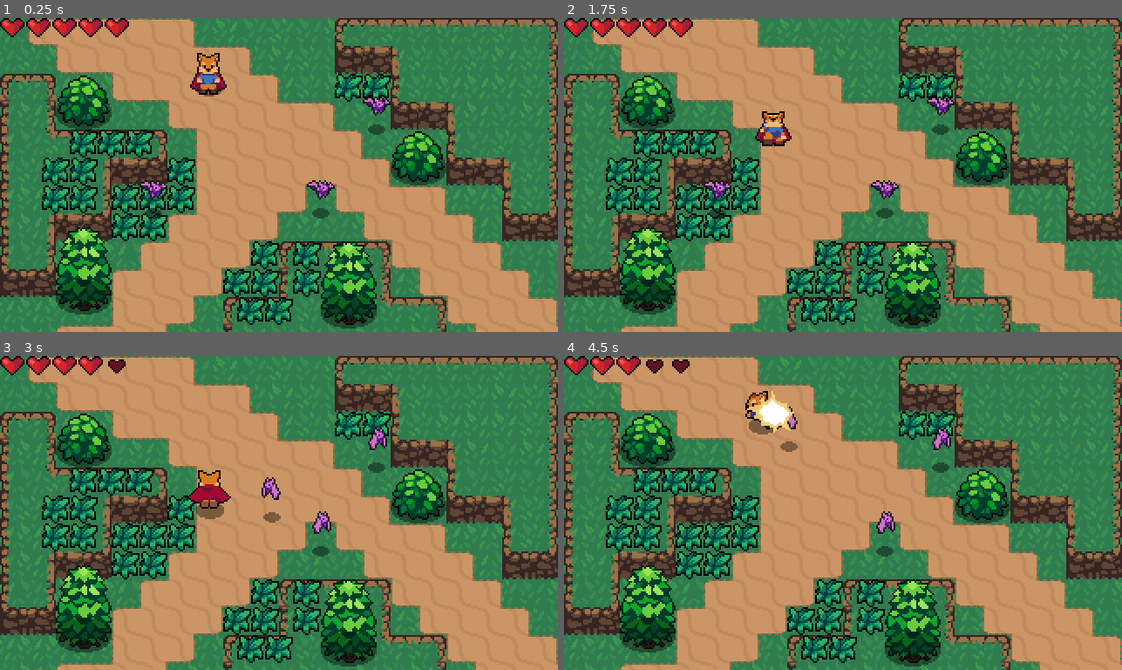
Above: before the commit, frames 1-4 (two rows, left to right).
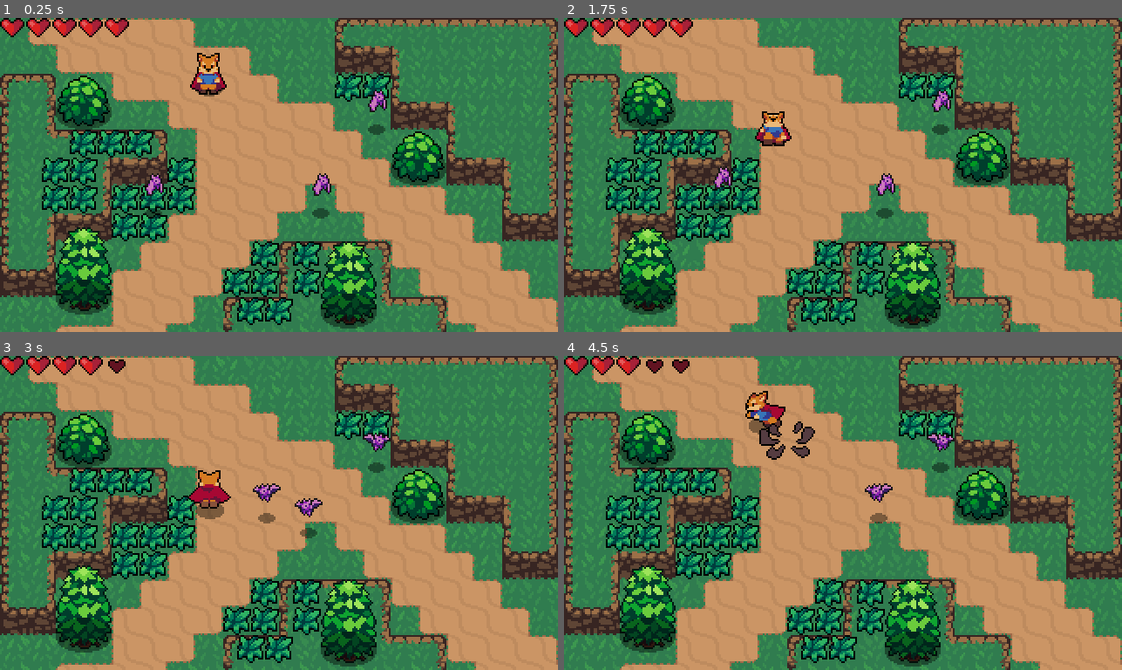
Above: after the commit, the same moments.

Repository: MSVP123/ActionRPG
Game: Godot game, scene res://World.tscn
Same seed, same stepped clock (60 frames per second), same inputs: the game is played once before the commit and once after it.
Inputs (mouse positions are in pixels of both pictures, inside the frame that each line leads up to):
- Up to frame 1 (0.25 s): no input
- Up to frame 2 (1.75 s): move the mouse to (965, 159) at 0.52 s; hold D (right) 0.53-1.28 s; hold Right mouse button (attack) 0.53-1.28 s; move the mouse to (731, 190) at 1.27 s; hold S (backwords) from 1.28 s (still down); tap Mouse wheel up (roll) at 1.35 s
- Up to frame 3 (3 s): move the mouse to (334, 443) at 2.02 s; release S (backwords) at 2.03 s; hold D (right) 2.03-2.78 s; hold Right mouse button (attack) 2.03-2.78 s; move the mouse to (251, 575) at 2.77 s; hold W (forward) from 2.78 s (still down); tap Mouse wheel up (roll) at 2.85 s
- Up to frame 4 (4.5 s): move the mouse to (1010, 560) at 3.52 s; release W (forward) at 3.53 s; hold Right mouse button (attack) 3.53-4.28 s; hold A (left) from 3.53 s (still down); move the mouse to (675, 465) at 4.27 s; tap Mouse wheel up (roll) at 4.35 s

The runs differ from the first frame. In frame 1, 0.6% of the frame differs, in the area x 25-70%, y 22-58%; in frame 2, 0.8%; in frame 3, 1.0%; in frame 4, 1.7%, in the area x 33-70%, y 11-64%.

Commit message:
soft collisions

Diff:
--- a/Enemies/Bat/Bat.gd
+++ b/Enemies/Bat/Bat.gd
@@ -17,6 +17,7 @@
 onready var stats = $Stats
 onready var playerDetectionZone = $PlayerDectionZone
 onready var hurtBox = $hurtBox
+onready var softCollisiotn = $softCollision
 
 var velocity = Vector2.ZERO
 var knockback = Vector2.ZERO
@@ -41,6 +42,8 @@
 			else:
 				state = IDLE
 			sprite.flip_h = velocity.x < 0
+	if softCollisiotn.is_colliding():
+		velocity += softCollisiotn.get_push_vector() * delta * 400
 	velocity = move_and_slide(velocity)
 
 
--- a/Enemies/Bat/Bat.tscn
+++ b/Enemies/Bat/Bat.tscn
@@ -7,6 +7,7 @@
 [ext_resource path="res://Stats/Stats.tscn" type="PackedScene" id=5]
 [ext_resource path="res://Enemies/PlayerDectionZone.tscn" type="PackedScene" id=6]
 [ext_resource path="res://Overlap/hitBox.tscn" type="PackedScene" id=7]
+[ext_resource path="res://Overlap/softCollision.tscn" type="PackedScene" id=8]
 
 [sub_resource type="AtlasTexture" id=1]
 atlas = ExtResource( 1 )
@@ -39,14 +40,17 @@
 [sub_resource type="CircleShape2D" id=7]
 radius = 4.0
 
+[sub_resource type="CircleShape2D" id=9]
+radius = 69.0072
+
 [sub_resource type="CircleShape2D" id=8]
 radius = 9.0
 
-[sub_resource type="CircleShape2D" id=9]
-radius = 50.636
-
 [sub_resource type="CircleShape2D" id=10]
 radius = 5.09902
+
+[sub_resource type="CircleShape2D" id=11]
+radius = 4.0
 
 [node name="Bat" type="KinematicBody2D"]
 collision_layer = 4
@@ -54,7 +58,7 @@
 
 [node name="AnimatedSprite" type="AnimatedSprite" parent="."]
 frames = SubResource( 6 )
-frame = 2
+frame = 4
 playing = true
 offset = Vector2( 0, -12 )
 
@@ -64,13 +68,6 @@
 [node name="CollisionShape2D" type="CollisionShape2D" parent="."]
 shape = SubResource( 7 )
 
-[node name="hurtBox" parent="." instance=ExtResource( 4 )]
-collision_layer = 16
-
-[node name="CollisionShape2D" parent="hurtBox" index="0"]
-position = Vector2( 0, -15 )
-shape = SubResource( 8 )
-
 [node name="Stats" parent="." instance=ExtResource( 5 )]
 
 [node name="PlayerDectionZone" parent="." instance=ExtResource( 6 )]
@@ -79,6 +76,13 @@
 modulate = Color( 0.333333, 1, 0.0901961, 1 )
 shape = SubResource( 9 )
 
+[node name="hurtBox" parent="." instance=ExtResource( 4 )]
+collision_layer = 16
+
+[node name="CollisionShape2D" parent="hurtBox" index="0"]
+position = Vector2( 0, -15 )
+shape = SubResource( 8 )
+
 [node name="hitBox" parent="." instance=ExtResource( 7 )]
 collision_mask = 8
 
@@ -86,9 +90,15 @@
 position = Vector2( 0, -16 )
 shape = SubResource( 10 )
 
+[node name="softCollision" parent="." instance=ExtResource( 8 )]
+
+[node name="CollisionShape2D" parent="softCollision" index="0"]
+shape = SubResource( 11 )
+
+[connection signal="no_health" from="Stats" to="." method="_no_health"]
 [connection signal="area_entered" from="hurtBox" to="." method="_on_hurtBox_area_entered"]
-[connection signal="no_health" from="Stats" to="." method="_no_health"]
 
+[editable path="PlayerDectionZone"]
 [editable path="hurtBox"]
-[editable path="PlayerDectionZone"]
 [editable path="hitBox"]
+[editable path="softCollision"]
--- /dev/null
+++ b/Overlap/softCollision.gd
@@ -0,0 +1,14 @@
+extends Area2D
+
+func is_colliding():
+	var area = get_overlapping_areas()
+	return area.size() > 0
+
+func get_push_vector():
+	var areas = get_overlapping_areas()
+	var push_vector = Vector2.ZERO
+	if is_colliding():
+		var area = areas[0]
+		push_vector = area.global_position.direction_to(global_position)
+		push_vector = push_vector.normalized()
+	return push_vector
--- /dev/null
+++ b/Overlap/softCollision.tscn
@@ -0,0 +1,10 @@
+[gd_scene load_steps=2 format=2]
+
+[ext_resource path="res://Overlap/softCollision.gd" type="Script" id=1]
+
+[node name="softCollision" type="Area2D"]
+collision_layer = 32
+collision_mask = 32
+script = ExtResource( 1 )
+
+[node name="CollisionShape2D" type="CollisionShape2D" parent="."]
--- a/project.godot
+++ b/project.godot
@@ -22,6 +22,7 @@
 
 window/size/width=320
 window/size/height=180
+window/size/always_on_top=true
 window/size/test_width=1280
 window/size/test_height=720
 window/stretch/mode="2d"
@@ -96,6 +97,7 @@
 2d_physics/layer_3="Enemy"
 2d_physics/layer_4="PlayerHurtBox"
 2d_physics/layer_5="EnemyHurtBox"
+2d_physics/layer_6="SoftCollistions"
 
 [physics]
 
Not shown: 1 places in Enemies/Bat/Bat.tscn that only renumber resources
